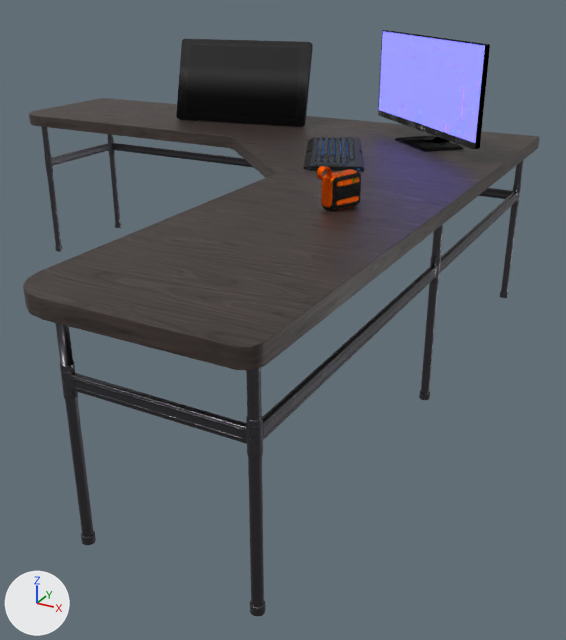
What one commit did to the glTF model public/models/HUION.gltf.
One viewpoint serves both versions: a 50 mm lens placed at (2.36, -3.55, 1.89), pointed at (0.5, -0.18, 0.2). Lighting does not change. The marker at lower left points along +X, +Y and +Z. The picture after the commit comes second. Where no turn or scale is listed for an object, it has been applied to the vertices.

The first picture shows '1_M_HUION_KAMVAS_GT_221_PRO_0', 'Desk', 'JBL', 'Keyboard', 'Monitor_Pantalla', 'Monitor_cuerpo'.
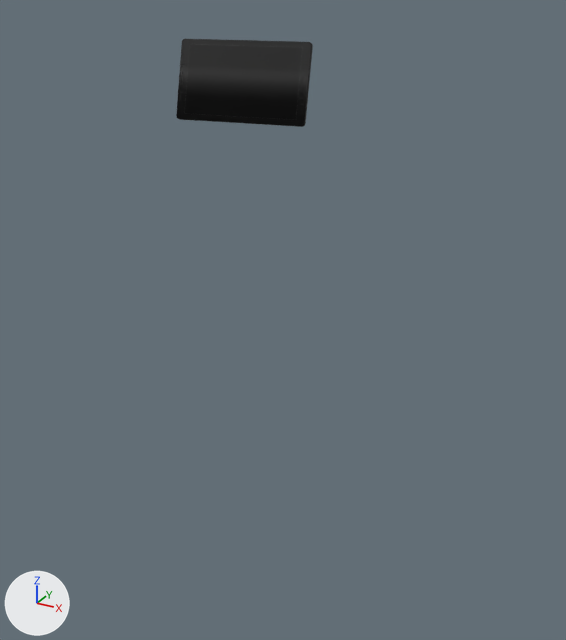
Where the newer file only moved an object's origin or applied its transform, the numbers keep the older frame.

Changed parts and their boxes (x1, y1, x2, y2) in the pictures (566 x 640 px):
'Desk', deleted: before (23, 98, 540, 616)
    faces in mat_m_desk_top: (23, 98, 540, 371)
    faces in mat_m_desk_bottom: (41, 127, 524, 616)
'Monitor_Pantalla', deleted (blue): before (379, 31, 485, 143)
'Monitor_cuerpo', deleted: before (378, 30, 490, 152)
'Keyboard', deleted: before (304, 137, 364, 171)
'JBL', deleted: before (317, 166, 361, 211)
    faces in mat_cassa: (317, 166, 360, 210)
    faces in mat_grata: (321, 171, 361, 211)

The change, as a list of edits to the scene's bpy script:
```text
Remove ob_monitor_cuerpo:
    ob_monitor_cuerpo = bpy.data.objects.new('Monitor_cuerpo', me_monitor_wide_m_monitor_wide_0)
    ob_monitor_cuerpo.location = (0.907, 0.79, 1.297)
Remove ob_monitor_pantalla:
    ob_monitor_pantalla = bpy.data.objects.new('Monitor_Pantalla', me_monitor_wide_m_monitor_wide_screen_0)
    ob_monitor_pantalla.location = (0.907, 0.79, 1.297)
Remove ob_keyboard:
    ob_keyboard = bpy.data.objects.new('Keyboard', me_keyboard_m_keyboard_0)
    ob_keyboard.location = (0.565, 0.286, 1.02)
Remove ob_desk:
    ob_desk = bpy.data.objects.new('Desk', me_desk_m_desk_bottom_0)
    ob_desk.location = (-0.161, -0.24, 0.538)
Remove ob_jbl:
    ob_jbl = bpy.data.objects.new('JBL', me_object_0)
    ob_jbl.location = (1.038, -0.652, 1.008)
```
